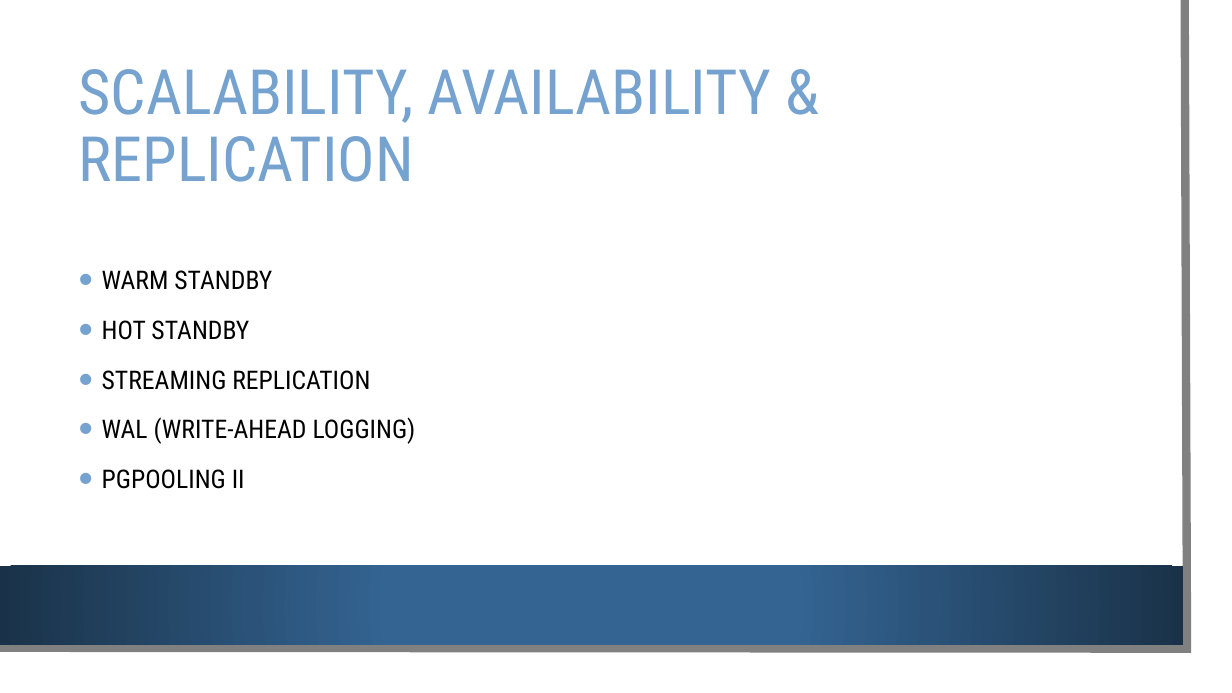
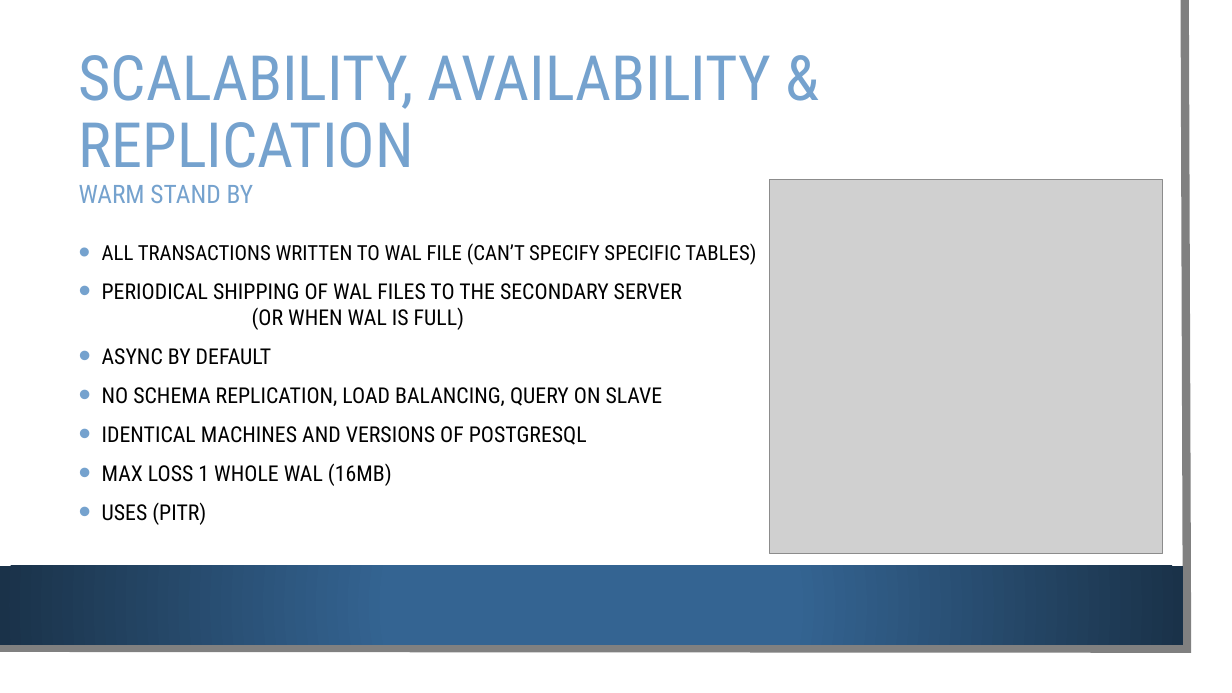
Before and after one commit to Alanmugz/PostGreSQL, a slide deck: slide 9 of PostgreSQL.pptx (slide 7 before the commit). Drawn at 1232x693 pixels with LibreOffice and Linux fonts; fonts in the diff are those of the drawing; grey boxes stand for pictures; background and template pictures are left out. Boxes give left, top, right and bottom in pixels: in the first picture for what was removed or moved away, otherwise in the second. Text is boxed around its words. In the diff, an @@ line names an element or a change of style, - is before the commit and + after.

```diff
--- a/PostgreSQL.pptx
+++ b/PostgreSQL.pptx
@@ title at (x1=79, y1=55, x2=771, y2=203): text changed @@
-SCALABILITY, AVAILABILITY & REPLICATION
+SCALABILITY, AVAILABILITY & REPLICATION
+WARM STAND BY
@@ picture added at (x1=769, y1=180, x2=1163, y2=554) @@
@@ text at (x1=102, y1=243, x2=756, y2=525): text changed; size 20 to 17 pt @@
-• WARM STANDBY
-• HOT STANDBY
-• STREAMING REPLICATION
-• WAL (WRITE-AHEAD LOGGING)
-• PGPOOLING II
+• ALL TRANSACTIONS WRITTEN TO WAL FILE (CAN’T SPECIFY SPECIFIC TABLES)
+• PERIODICAL SHIPPING OF WAL FILES TO THE SECONDARY SERVER (OR WHEN WAL IS FULL)
+• ASYNC BY DEFAULT
+• NO SCHEMA REPLICATION, LOAD BALANCING, QUERY ON SLAVE
+• IDENTICAL MACHINES AND VERSIONS OF POSTGRESQL
+• MAX LOSS 1 WHOLE WAL (16MB)
+• USES (PITR)
```
Also in this commit, not shown: 4 other slides changed, 5 slides added.
